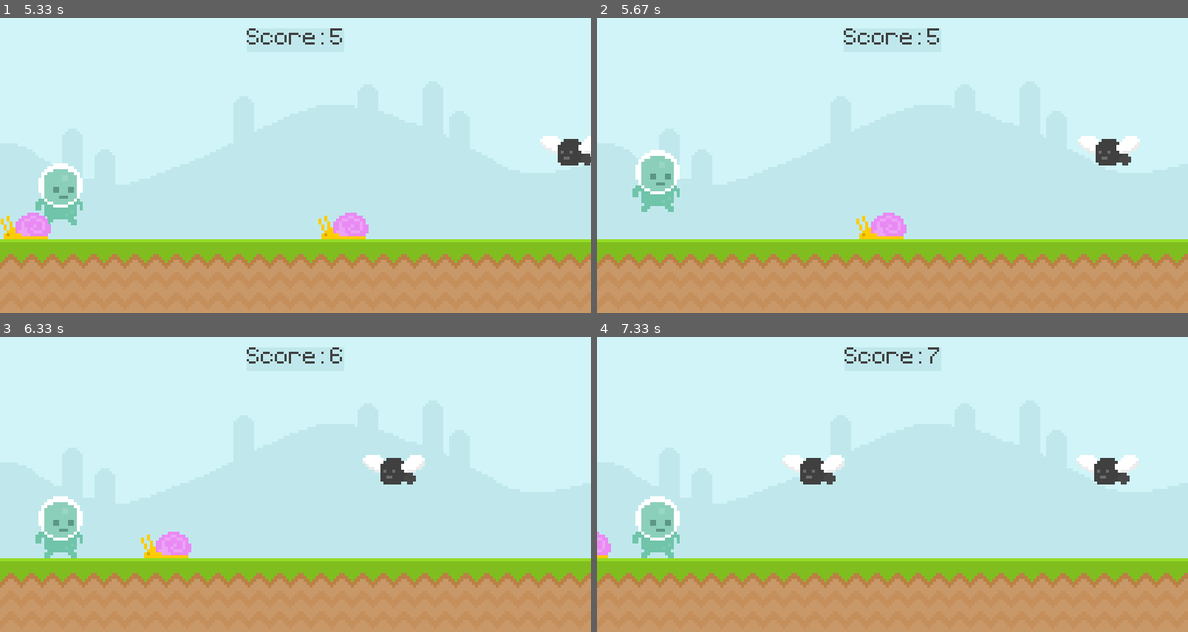
Above: before the commit, frames 1-4 (two rows, left to right).
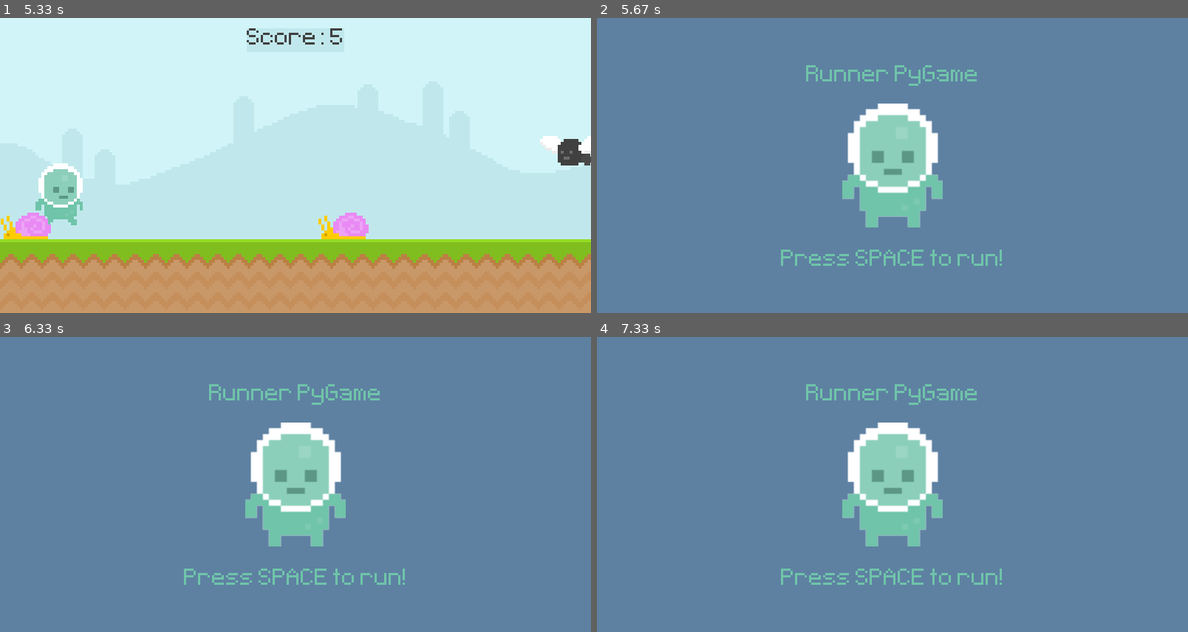
Above: after the commit, the same moments.

Repository: AlkaffAhamed/Runner-PyGame
Game: pygame game, started from main.py
Two runs of this game, one before a commit and one after it. Both use one fixed random seed, a clock stepped at 60 frames per second and the inputs below.
Inputs (mouse positions are in pixels of both pictures, inside the frame that each line leads up to):
- Up to frame 1 (5.33 s): tap Space at 0.33, 2.33, 2.73, 3.03, 3.57, 3.87, 4.4, 4.7 s; click (59, 206) at 0.72 s; click (76, 206) at 1.55 s; press the mouse at (59, 94) at 4.03 s; move the mouse to (82, 88) at 4.13 s; release the mouse at (112, 82) at 4.27 s; click (319, 218) at 4.95 s
- Up to frame 2 (5.67 s): move the mouse to (845, 218) at 5.6 s; tap Space at 5.63 s
- Up to frame 3 (6.33 s): tap Space at 5.93 s
- Up to frame 4 (7.33 s): no input

Frame 1 is identical in both runs. In frame 2, 100% of the frame differs, in the area x 0-100%, y 0-100%; in frame 3, 100%; in frame 4, 100%.

Commit message:
32 Fix the Collision Not Working Problem - Create new function `collisions(player, obstacle_list)` which loops through `obstacle_list` and does collision check to return `False`, else return `True` - Call this function at the game loop `game_active=collisions(player_rect, obstacle_rect_list)`

Diff:
--- a/main.py
+++ b/main.py
@@ -25,6 +25,14 @@
         return obstacle_list
     else:
         return []
+
+
+def collisions(player, obstacle_list):
+    if obstacle_list:
+        for obstacle_rect in obstacle_list:
+            if obstacle_rect.colliderect(player):
+                return False
+    return True
 
 
 pygame.init()
@@ -177,6 +185,9 @@
         # Obstacle Movement
         obstacle_rect_list = obstacle_movement(obstacle_rect_list)
 
+        # Collisions
+        game_active = collisions(player_rect, obstacle_rect_list)
+
         # Check for Game Over State
         # if snail_rect.colliderect(player_rect):
         #     game_active = False
